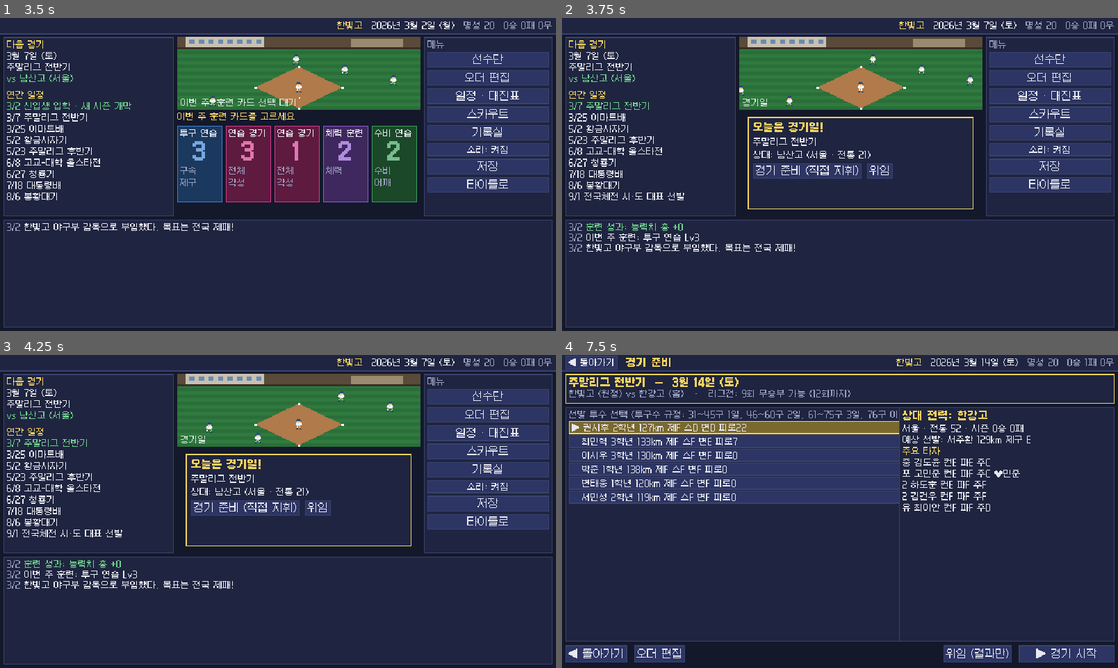
Above: before the commit, frames 1-4 (two rows, left to right).
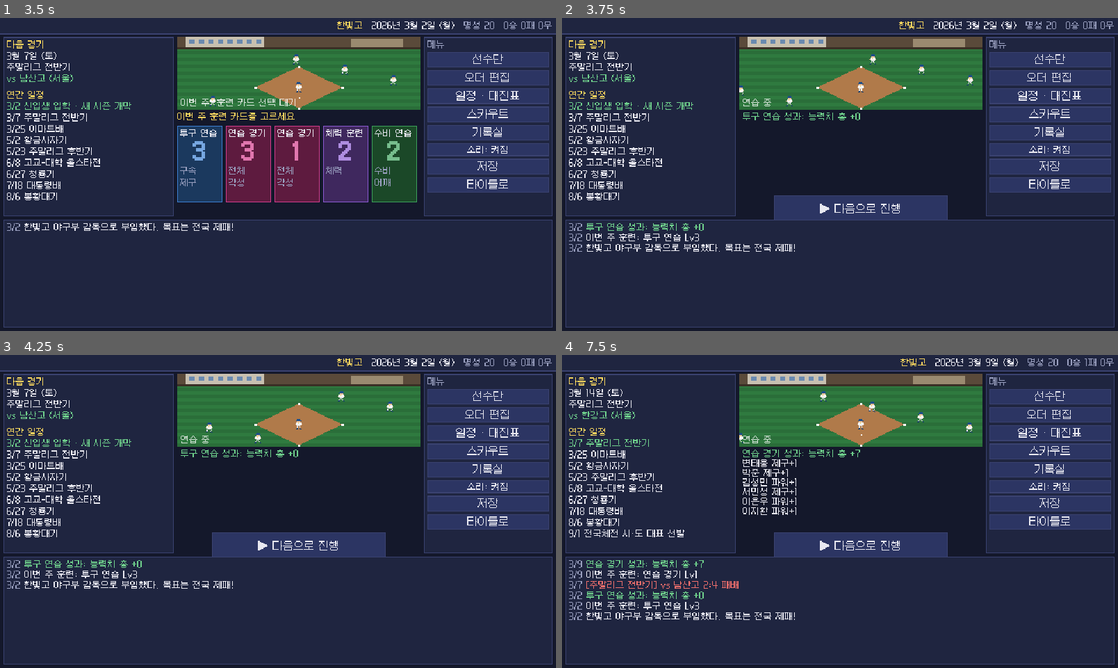
Above: after the commit, the same moments.

Repository: MintSiru/test
Game: Godot game, scene res://scenes/main.tscn
Same seed, same stepped clock (60 frames per second), same inputs: the game is played once before the commit and once after it.
Inputs (mouse positions are in pixels of both pictures, inside the frame that each line leads up to):
- Up to frame 1 (3.5 s): click "새 게임" at 0.5 s; click "시작!" at 1.25 s; click "저장" at 2 s; click "확인" at 2.75 s
- Up to frame 2 (3.75 s): click (762, 165) at 3.52 s
- Up to frame 3 (4.25 s): no input
- Up to frame 4 (7.5 s): click (862, 545) at 4.25 s, where only the run after the commit has a clickable "▶ 다음으로 진행"; click "위임" at 5 s; click "확인" at 5.75 s; click (812, 502) at 6.52 s; click (806, 508) at 7.25 s, where only the run before the commit has a clickable "경기 준비 (직접 지휘)"

Frame 1 is identical in both runs. In frame 2, 5.9% of the frame differs, in the area x 1-82%, y 1-68%; in frame 3, 5.9%; in frame 4, 42%, in the area x 0-100%, y 0-99%.

Commit message:
훈련 성과 표시, 경기 결과 박스스코어
- 훈련 카드 사용 후 선수별 능력 상승 내역을 홈 화면에 표시 (진행 버튼으로 계속)
- 경기 종료(직접 지휘·위임 모두) 결과창에 박스스코어(이닝별 점수, 타자·투수 기록) 추가

Co-Authored-By: Claude Opus 5.5 <noreply@anthropic.com>
Claude-Session: https://claude.ai/code/session_018CxDwMLc1KRy2YJTqnPn7j

Diff:
--- a/game/scripts/main.gd
+++ b/game/scripts/main.gd
@@ -63,6 +63,11 @@
 	if pitches >= 0:
 		_debug_match(pitches)
 	show_screen(start)
+	if "--boxscore" in OS.get_cmdline_user_args() and Game.current_match != null:
+		MatchAI.play_out(Game.current_match)
+		show_panel("박스스코어", BoxScore.build(Game.current_match))
+	if "--usecard" in OS.get_cmdline_user_args() and current.has_method("_use_card"):
+		current._use_card(Game.state["hand"][0]["id"])
 	if shot != "":
 		_take_shot(shot)
 	if "--uitest" in OS.get_cmdline_user_args():
@@ -162,6 +167,42 @@
 		p.position = ((Vector2(640, 360) - p.size) / 2).floor()
 
 
+## 임의의 컨트롤을 담는 모달 (스크롤)
+func show_panel(title: String, content: Control, on_close: Callable = Callable()) -> void:
+	var shade := ColorRect.new()
+	shade.color = Color(0, 0, 0, 0.6)
+	shade.set_anchors_preset(Control.PRESET_FULL_RECT)
+	shade.mouse_filter = Control.MOUSE_FILTER_STOP
+	modal_layer.add_child(shade)
+	var p := UI.panel(UI.PANEL, UI.ACCENT, 6)
+	UI.place(p, 40, 16, 560, 328)
+	shade.add_child(p)
+	var v := UI.vbox(4)
+	p.add_child(v)
+	v.add_child(UI.title_label(title))
+	v.add_child(UI.scroll(content, Vector2(546, 270)))
+	var row := UI.hbox(6)
+	row.alignment = BoxContainer.ALIGNMENT_END
+	v.add_child(row)
+	row.add_child(UI.button("확인", func():
+		modal_layer.remove_child(shade)
+		shade.queue_free()
+		if on_close.is_valid():
+			on_close.call(), 60))
+
+
+## 경기 결과 → (박스스코어) → 쌓인 팝업 → done
+func show_match_result(m: MatchEngine, done: Callable) -> void:
+	var u := m.user_side()
+	if m.winner == u.team_id:
+		Game.sfx("fanfare")
+	var after := func(): drain_popups(done)
+	show_modal("경기 종료", BoxScore.summary(m), "good" if m.winner == u.team_id else "info", Callable(), [
+		["박스스코어", func(): show_panel("박스스코어", BoxScore.build(m), after)],
+		["확인", after],
+	])
+
+
 ## state.popups 를 차례로 보여 주고 끝나면 done 호출
 func drain_popups(done: Callable = Callable()) -> void:
 	var st: Dictionary = Game.state
--- /dev/null
+++ b/game/scripts/ui/box_score.gd
@@ -0,0 +1,82 @@
+class_name BoxScore
+extends RefCounted
+## 경기 결과 요약 문구와 박스스코어 표
+
+
+## 결과 요약 (점수, 수훈 선수)
+static func summary(m: MatchEngine) -> String:
+	var u := m.user_side()
+	var o := m.away if u == m.home else m.home
+	var res := "승리!" if m.winner == u.team_id else ("패배..." if m.winner != null else "무승부")
+	var best := ""
+	var best_v := -1.0
+	for id in u.box:
+		var bl: Dictionary = u.box[id]["bat"]
+		var pt: Dictionary = u.box[id]["pit"]
+		var v: float = bl["h"] * 2 + bl["hr"] * 4 + bl["rbi"] * 1.5 + pt["outs"] * 0.35 - pt["er"] * 1.5 + pt["so"] * 0.5
+		if v > best_v:
+			best_v = v
+			best = "%s (%s)" % [u.by_id[id].name, ("%d타수 %d안타 %d타점" % [bl["ab"], bl["h"], bl["rbi"]]) if bl["pa"] > 0 else ("%s이닝 %d실점 %d탈삼진" % [PlayerUtil.ip_str(pt["outs"]), pt["r"], pt["so"]])]
+	return "%s %d : %d %s  %s%s\n\n안타 %d · 실책 %d\n수훈 선수: %s" % [u.name, u.score, o.score, o.name, res, " (콜드)" if m.called else "", u.hits, u.errors, best]
+
+
+static func _cell(t: String, w: int, c: Color = UI.TEXT) -> Label:
+	var l := UI.label(t, c, true)
+	l.custom_minimum_size.x = w
+	return l
+
+
+static func _side(side: MatchEngine.TeamSide, box: VBoxContainer) -> void:
+	box.add_child(UI.label(side.name + ("  (우리 팀)" if side.is_user else ""), UI.ACCENT if side.is_user else UI.TEXT, true))
+	var g := UI.grid(8, 4, 0)
+	for h in [["타자", 70], ["위치", 26], ["타수", 26], ["안타", 26], ["홈런", 26], ["타점", 26], ["볼넷", 26], ["삼진", 26]]:
+		g.add_child(_cell(h[0], h[1], UI.DIM))
+	var seen := {}
+	var ids: Array = side.order.duplicate()
+	for id in side.box:
+		if not id in ids and side.box[id]["bat"]["pa"] > 0:
+			ids.append(id)
+	for id in ids:
+		if seen.has(id):
+			continue
+		seen[id] = true
+		var b: Dictionary = side.box[id]["bat"]
+		g.add_child(_cell(side.by_id[id].name, 70))
+		g.add_child(_cell(PlayerUtil.POS_SHORT.get(side.pos_of.get(id, ""), "-"), 26, UI.DIM))
+		for k in ["ab", "h", "hr", "rbi", "bb", "so"]:
+			g.add_child(_cell(str(b[k]), 26, UI.GOOD if (k == "h" or k == "hr") and b[k] > 0 else UI.TEXT))
+	box.add_child(g)
+	var pg := UI.grid(8, 4, 0)
+	for h in [["투수", 70], ["이닝", 34], ["투구", 26], ["피안타", 30], ["실점", 26], ["자책", 26], ["볼넷", 26], ["삼진", 26]]:
+		pg.add_child(_cell(h[0], h[1], UI.DIM))
+	for id in side.pitchers:
+		var p: Dictionary = side.box[id]["pit"]
+		var tag := " 승" if p["w"] else (" 패" if p["l"] else "")
+		pg.add_child(_cell(side.by_id[id].name + tag, 70, UI.GOOD if p["w"] else (UI.BAD if p["l"] else UI.TEXT)))
+		pg.add_child(_cell(PlayerUtil.ip_str(p["outs"]), 34))
+		for k in ["np", "h", "r", "er", "bb", "so"]:
+			pg.add_child(_cell(str(p[k]), 30 if k == "h" else 26))
+	box.add_child(pg)
+
+
+static func build(m: MatchEngine) -> Control:
+	var v := UI.vbox(3)
+	# 이닝별 점수
+	var inn := maxi(m.home.line.size(), m.away.line.size())
+	var lg := UI.grid(inn + 4, 3, 0)
+	lg.add_child(_cell("", 60))
+	for i in inn:
+		lg.add_child(_cell(str(i + 1), 12, UI.DIM))
+	for h in ["R", "H", "E"]:
+		lg.add_child(_cell(h, 16, UI.DIM))
+	for sd in [m.away, m.home]:
+		lg.add_child(_cell(sd.name, 60, UI.ACCENT if sd.is_user else UI.TEXT))
+		for i in inn:
+			lg.add_child(_cell(str(sd.line[i]) if i < sd.line.size() else "-", 12))
+		lg.add_child(_cell(str(sd.score), 16, UI.ACCENT))
+		lg.add_child(_cell(str(sd.hits), 16))
+		lg.add_child(_cell(str(sd.errors), 16))
+	v.add_child(lg)
+	_side(m.away, v)
+	_side(m.home, v)
+	return v
--- a/game/scripts/ui/screens/hub_screen.gd
+++ b/game/scripts/ui/screens/hub_screen.gd
@@ -14,6 +14,8 @@
 var scene: Control
 var anim_t := 0.0
 var status_label: Label
+## 직전 훈련 성과 (진행 중 표시)
+var train_lines: Array = []
 
 
 func setup(_p := {}) -> void:
@@ -124,7 +126,7 @@
 	status_label = null
 	if advancing:
 		var l := UI.label("진행 중... %s" % Cal.pretty(s["date"]), UI.ACCENT)
-		UI.place(l, 60, 40, 200, 16)
+		UI.place(l, 4, 0, 270, 14)
 		action_box.add_child(l)
 		status_label = l
 		return
@@ -155,8 +157,14 @@
 		row.add_child(UI.button("경기 준비 (직접 지휘)", func(): Game.goto("prematch")))
 		row.add_child(UI.button("위임", _delegate))
 		return
+	if not train_lines.is_empty():
+		var v := UI.vbox(0)
+		UI.place(v, 4, 0, 272, 92)
+		action_box.add_child(v)
+		for i in train_lines.size():
+			v.add_child(UI.label(train_lines[i], UI.GOOD if i == 0 else (UI.BAD if train_lines[i].begins_with("부상") else UI.TEXT), true))
 	var b := UI.button("▶ 다음으로 진행", _start_advance, 200)
-	UI.place(b, 40, 40, 200, 22)
+	UI.place(b, 40, 96 if not train_lines.is_empty() else 40, 200, 20)
 	action_box.add_child(b)
 
 
@@ -190,26 +198,44 @@
 
 
 func _use_card(id: String) -> void:
+	var card_kind := ""
+	for c in st()["hand"]:
+		if c["id"] == id:
+			card_kind = Training.CARD_INFO[c["kind"]]["name"]
 	var report := Season.use_card(st(), id)
+	var rows := []
 	var ups := 0
 	for pid in report["gains"]:
+		var p = st()["players"].get(pid)
+		if p == null:
+			continue
+		var parts := []
+		var total := 0
 		for k in report["gains"][pid]:
-			ups += int(report["gains"][pid][k])
-	st()["news"].append({"date": st()["date"], "kind": "good", "text": "훈련 성과: 능력치 총 +%d" % ups})
-	_start_advance()
+			var g := int(report["gains"][pid][k])
+			total += g
+			parts.append("%s+%d" % [PlayerUtil.STAT_KO[k], g] if k != "velo" else "구속+%dkm" % g)
+		ups += total
+		rows.append({"t": total, "s": "%s %s" % [PlayerUtil.full_name(p), " ".join(parts)]})
+	rows.sort_custom(func(a, b): return a["t"] > b["t"])
+	train_lines = ["%s 성과: 능력치 총 +%d" % [card_kind, ups]]
+	for r in rows.slice(0, 6):
+		train_lines.append(r["s"])
+	for pid in report["injuries"]:
+		train_lines.append("부상: %s" % PlayerUtil.full_name(st()["players"][pid]))
+	st()["news"].append({"date": st()["date"], "kind": "good", "text": train_lines[0]})
+	_refresh()
 
 
 func _delegate() -> void:
 	var m := Season.auto_play_user_match(st())
+	Game.save_game()
 	if m != null:
-		var u := m.user_side()
-		var o := m.away if u == m.home else m.home
-		var res := "승리" if m.winner == u.team_id else ("패배" if m.winner != null else "무승부")
-		Game.main.show_modal("경기 결과", "%s %d : %d %s\n\n%s" % [u.name, u.score, o.score, o.name, res], "good" if m.winner == u.team_id else "info", func():
-			Game.main.drain_popups(_start_advance))
+		Game.main.show_match_result(m, _after_popups)
 
 
 func _start_advance() -> void:
+	train_lines = []
 	advancing = true
 	_fill_action()
 
--- a/game/scripts/ui/screens/match_screen.gd
+++ b/game/scripts/ui/screens/match_screen.gd
@@ -422,23 +422,7 @@
 	var s := st()
 	Season.finish_user_match(s, m)
 	Game.save_game()
-	var u := _user()
-	var o := m.away if u == m.home else m.home
-	var res := "승리!" if m.winner == u.team_id else ("패배..." if m.winner != null else "무승부")
-	var best := ""
-	var best_v := -1.0
-	for id in u.box:
-		var bl: Dictionary = u.box[id]["bat"]
-		var pt: Dictionary = u.box[id]["pit"]
-		var v: float = bl["h"] * 2 + bl["hr"] * 4 + bl["rbi"] * 1.5 + pt["outs"] * 0.35 - pt["er"] * 1.5 + pt["so"] * 0.5
-		if v > best_v:
-			best_v = v
-			best = "%s (%s)" % [u.by_id[id].name, ("%d타수 %d안타 %d타점" % [bl["ab"], bl["h"], bl["rbi"]]) if bl["pa"] > 0 else ("%s이닝 %d실점 %d탈삼진" % [PlayerUtil.ip_str(pt["outs"]), pt["r"], pt["so"]])]
-	if m.winner == u.team_id:
-		Game.sfx("fanfare")
-	var body := "%s %d : %d %s  %s%s\n\n안타 %d · 실책 %d\n수훈 선수: %s" % [u.name, u.score, o.score, o.name, res, " (콜드)" if m.called else "", u.hits, u.errors, best]
-	Game.main.show_modal("경기 종료", body, "good" if m.winner == u.team_id else "info", func():
-		Game.main.drain_popups(func(): Game.goto("hub")))
+	Game.main.show_match_result(m, func(): Game.goto("hub"))
 
 
 # ───────────── 전광판 ─────────────
--- a/game/scripts/ui/screens/prematch_screen.gd
+++ b/game/scripts/ui/screens/prematch_screen.gd
@@ -108,7 +108,4 @@
 	if m == null:
 		Game.goto("hub")
 		return
-	var u := m.user_side()
-	var o := m.away if u == m.home else m.home
-	Game.main.show_modal("경기 결과", "%s %d : %d %s\n%s" % [u.name, u.score, o.score, o.name, "승리!" if m.winner == u.team_id else ("패배" if m.winner != null else "무승부")],
-		"good" if m.winner == u.team_id else "info", func(): Game.goto("hub"))
+	Game.main.show_match_result(m, func(): Game.goto("hub"))
Not shown, added: game/scripts/ui/box_score.gd.uid
